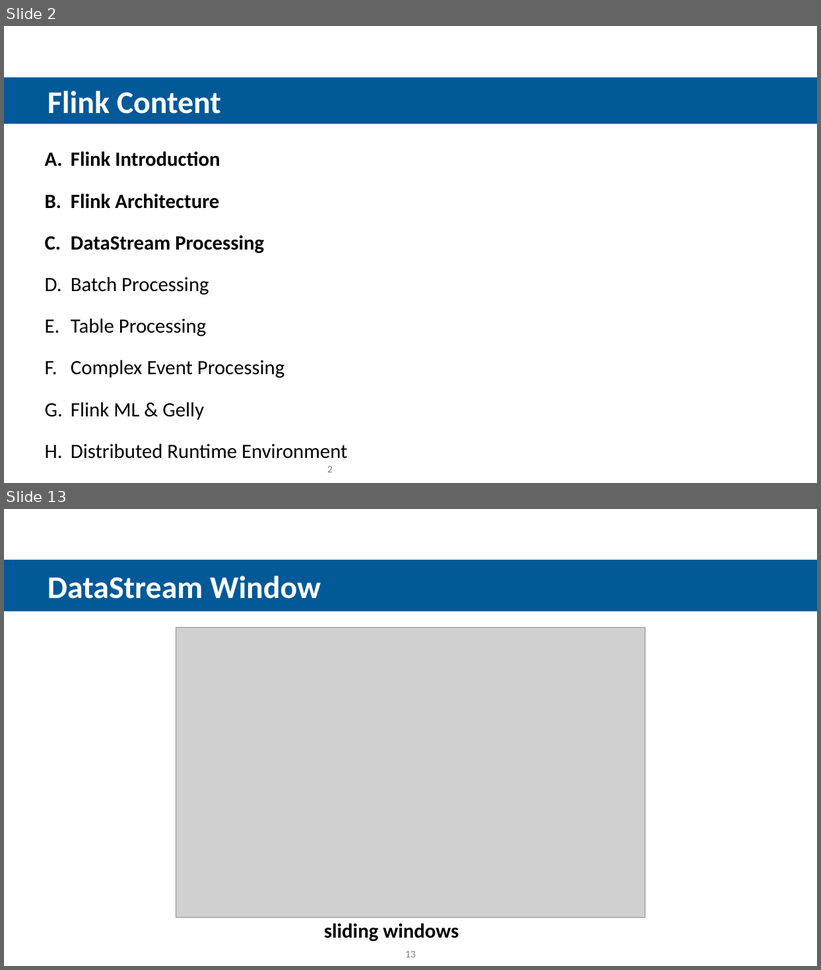
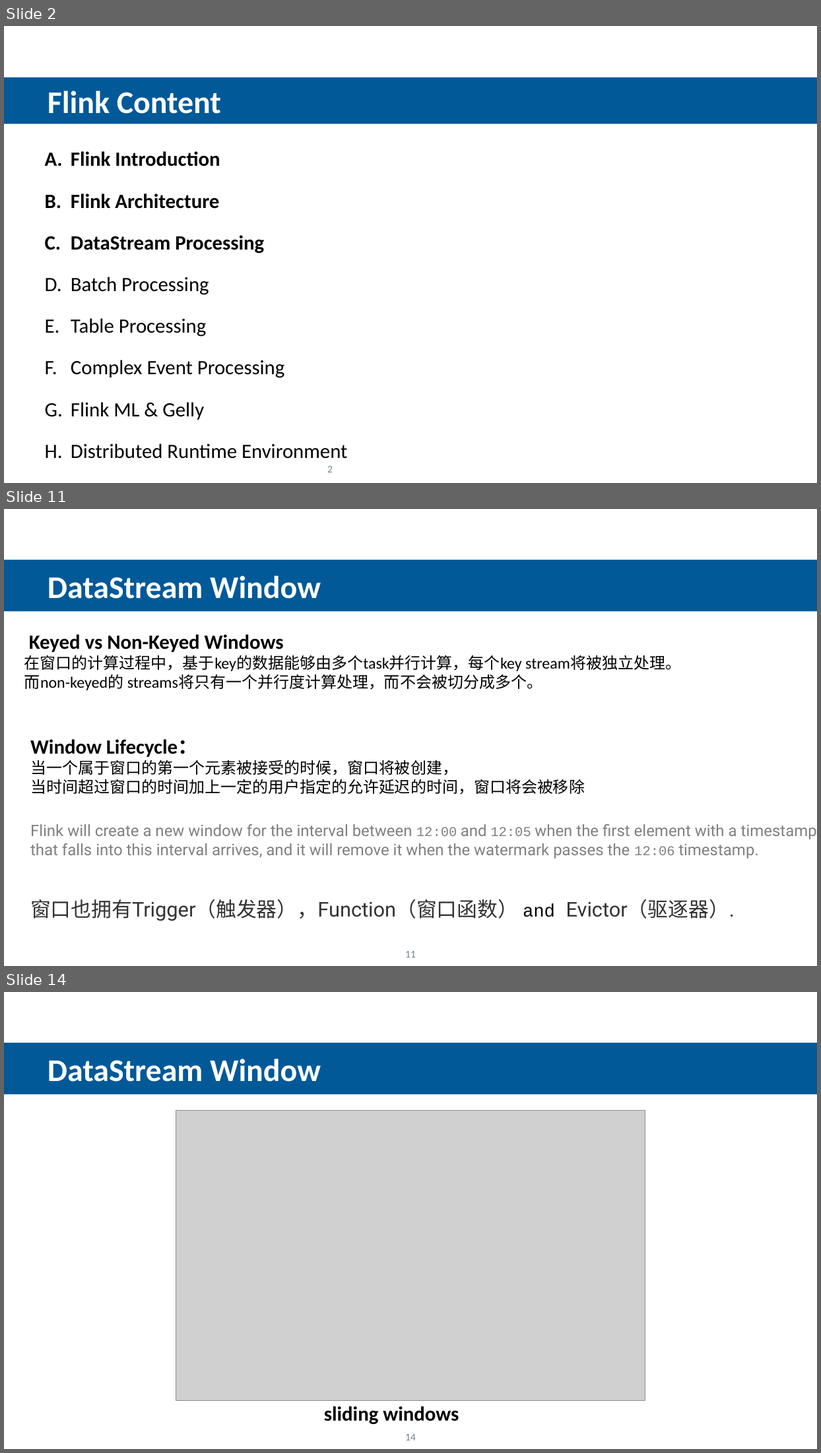
Before and after one commit to feiniaoyuyu/com-my-flink-java, a slide deck: flink introduction.pptx. Shown one above the other, each under a label of ours: slides 2 and 13 before the commit, slides 2, 11 and 14 after it; the slides between them are not shown. The pictures are 821x970 and 821x1453 pixels, drawn with LibreOffice and Linux fonts; fonts in the diff are those of the drawing; grey boxes stand for pictures; background and template pictures are left out. Boxes give left, top, right and bottom in pixels: in the first picture for what was removed or moved away, otherwise in the second. Text is boxed around its words. In the diff, an @@ line names an element or a change of style, - is before the commit and + after.

```diff
--- a/flink introduction.pptx
+++ b/flink introduction.pptx
@@ slide 11 added at <box>4,509,817,966</box>, background #FFFFFF @@
@@ rectangle added at <box>4,559,817,611</box>, fill #015998, 28 pt, text #FFFFFF, bold @@
+  DataStream Window
@@ text added at <box>24,634,681,691</box>, 14 pt, text #000000 @@
+Keyed vs Non-Keyed Windows
+在窗口的计算过程中，基于key的数据能够由多个task并行计算，每个key stream将被独立处理。
+而non-keyed的 streams将只有一个并行度计算处理，而不会被切分成多个。
@@ text added at <box>30,739,817,921</box>, 14 pt, text #808080 @@
+Window Lifecycle：
+当一个属于窗口的第一个元素被接受的时候，窗口将被创建，
+当时间超过窗口的时间加上一定的用户指定的允许延迟的时间，窗口将会被移除
+Flink will create a new window for the interval between 12:00 and 12:05 when the first element with a timestamp that falls into this interval arrives, and it will remove it when the watermark passes the 12:06 timestamp.
+窗口也拥有Trigger（触发器），Function（窗口函数） and Evictor（驱逐器）.
@@ page number added at <box>405,951,416,958</box>, 9 pt, text #72808A @@
+11
@@ what was slide 13 is now slide 14 @@
@@ page number at <box>405,1434,416,1441</box>: text changed @@
-13
+14
```
Also in this commit, not shown: 17 slides changed, 9 other slides added, 3 slides removed, 37 other files.
